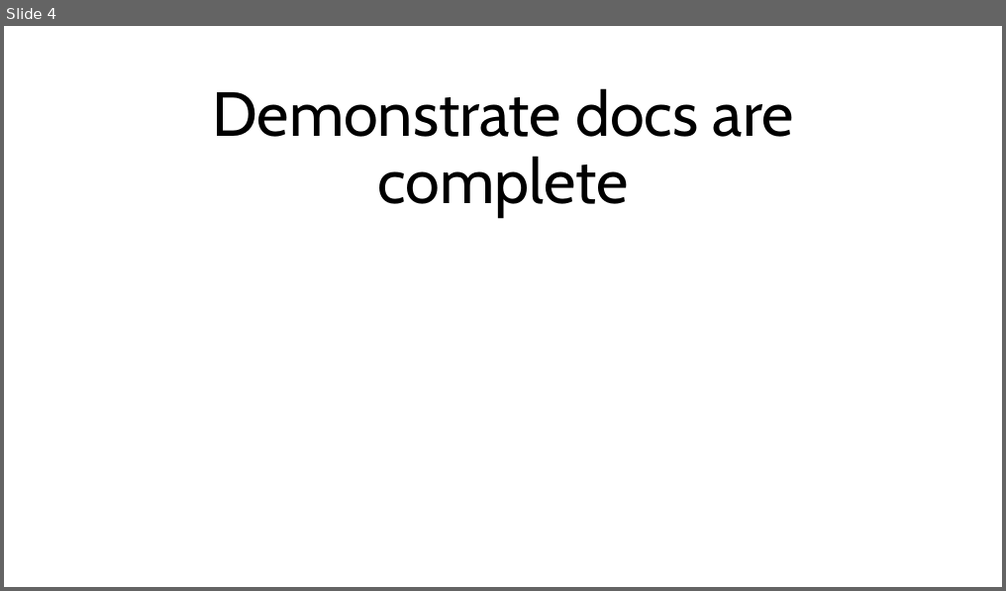
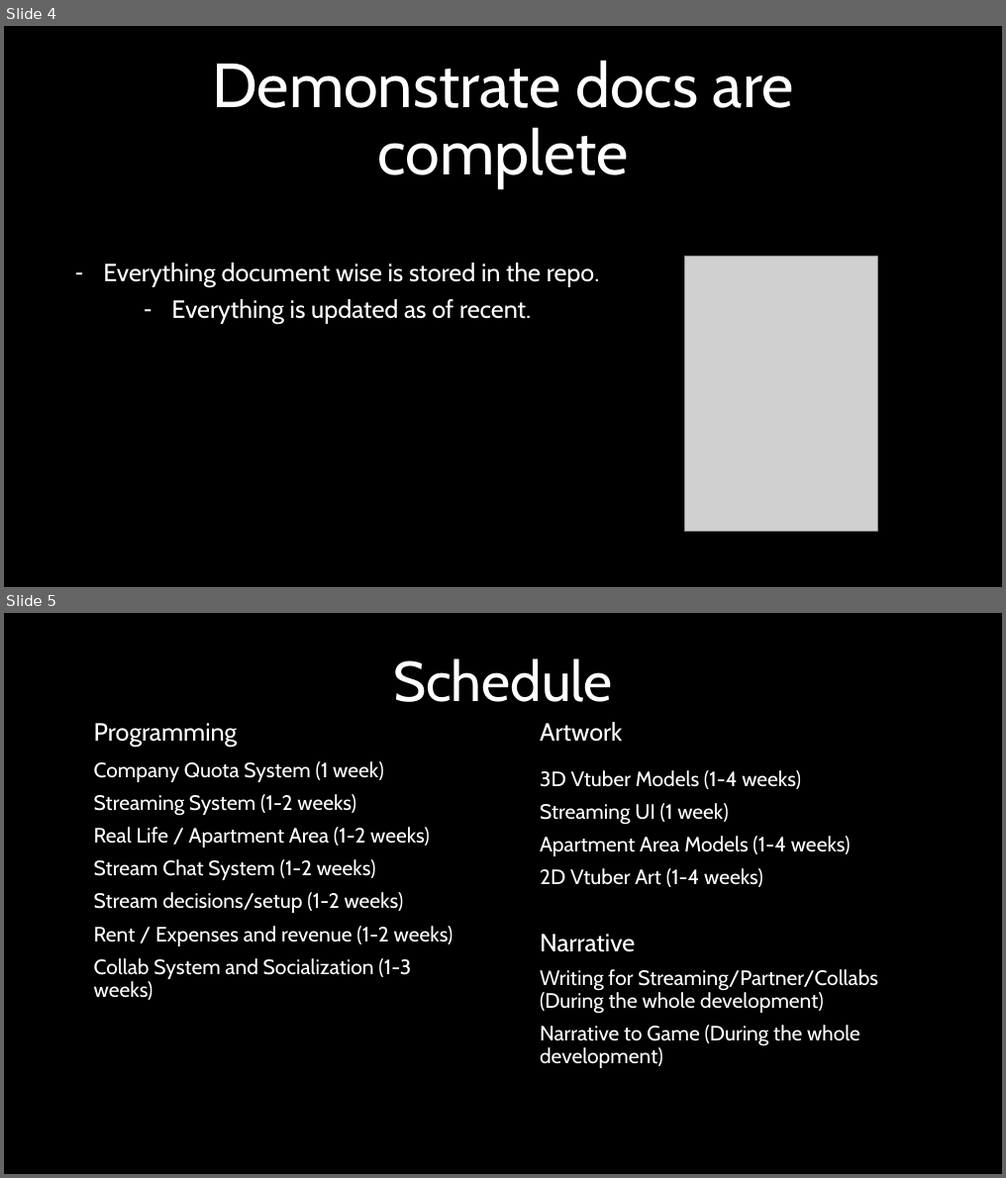
Before and after one commit to ToastKing1/VDeerStreamingTalents, a slide deck: Presentation/Week 14 Presentation.pptx. Shown one above the other, each under a label of ours: slide 4 before the commit, slides 4 and 5 after it. The pictures are 1006x591 and 1006x1178 pixels, drawn with LibreOffice and Linux fonts; fonts in the diff are those of the drawing; grey boxes stand for pictures. Boxes give left, top, right and bottom in pixels: in the first picture for what was removed or moved away, otherwise in the second. Text is boxed around its words. In the diff, an @@ line names an element or a change of style, - is before the commit and + after.

```diff
--- a/Presentation/Week 14 Presentation.pptx
+++ b/Presentation/Week 14 Presentation.pptx
@@ slide 5 added at [4,613,1002,1174], background #000000 @@
@@ title added at [393,659,613,702], 54 pt, text #FFFFFF @@
+Schedule
@@ text added at [94,723,238,747], 24 pt, text #FFFFFF @@
+Programming
@@ text added at [540,722,622,742], 24 pt, text #FFFFFF @@
+Artwork
@@ subtitle added at [94,761,453,1000], 20 pt, text #FFFFFF @@
+Company Quota System (1 week)
+Streaming System (1-2 weeks)
+Real Life / Apartment Area (1-2 weeks)
+Stream Chat System (1-2 weeks)
+Stream decisions/setup (1-2 weeks)
+Rent / Expenses and revenue (1-2 weeks)
+Collab System and Socialization (1-3 weeks)
@@ text added at [540,770,850,887], 20 pt, text #FFFFFF @@
+3D Vtuber Models (1-4 weeks)
+Streaming UI (1 week)
+Apartment Area Models (1-4 weeks)
+2D Vtuber Art (1-4 weeks)
@@ text added at [540,934,635,953], 24 pt, text #FFFFFF @@
+Narrative
@@ text added at [540,969,878,1068], 20 pt, text #FFFFFF @@
+Writing for Streaming/Partner/Collabs (During the whole development)
+Narrative to Game (During the whole development)
@@ slide 4 changed as well @@
@@ background #FFFFFF to #000000 @@
@@ title "Demonstrate docs are complete": place and size @@
-title "Demonstrate docs are complete" at [212,88,794,218]
+title "Demonstrate docs are complete" at [212,60,794,188]
@@ title "Demonstrate docs are complete" at [212,60,794,188]: text colour #000000 to #FFFFFF @@
@@ subtitle added at [103,263,600,325], 24 pt, text #FFFFFF @@
+– Everything document wise is stored in the repo.
+– Everything is updated as of recent.
@@ picture added at [684,257,877,532] @@
```
Also in this commit, not shown: 3 other slides changed, 4 other slides added, 3 slides removed, 1 other file.
